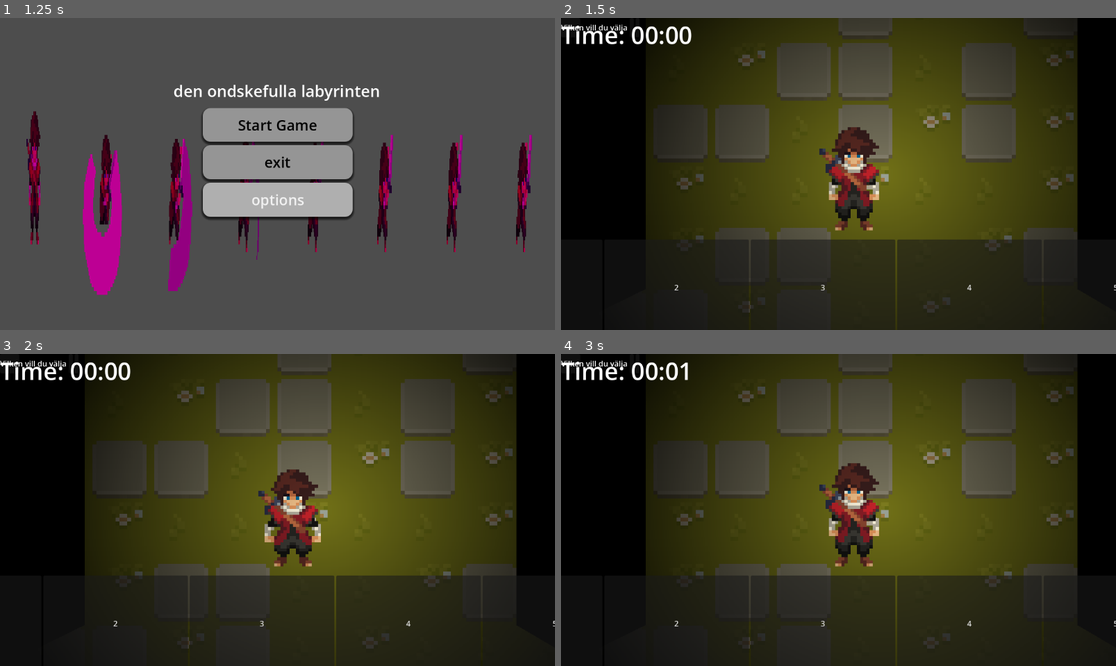
Above: before the commit, frames 1-4 (two rows, left to right).
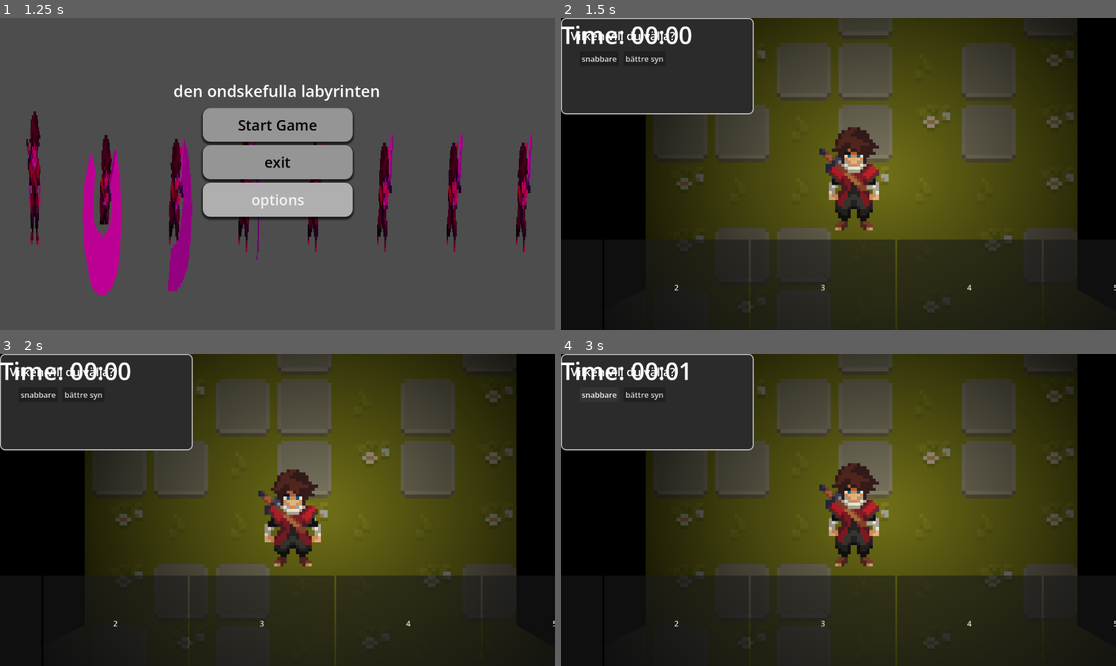
Above: after the commit, the same moments.

Repository: Einar-Sved/Gymnasiearbete
Game: Godot game, scene res://Main_menu.tscn
Same seed, same stepped clock (60 frames per second), same inputs: the game is played once before the commit and once after it.
Inputs (mouse positions are in pixels of both pictures, inside the frame that each line leads up to):
- Up to frame 1 (1.25 s): click "options" at 0.5 s
- Up to frame 2 (1.5 s): click "Start Game" at 1.25 s
- Up to frame 3 (2 s): no input
- Up to frame 4 (3 s): click (633, 363) at 2.02 s; click (599, 394) at 2.75 s, where only the run after the commit has a clickable "snabbare"

Frame 1 is identical in both runs. In frame 2, 9.8% of the frame differs, in the area x 0-35%, y 0-31%; in frame 3, 9.8%; in frame 4, 9.9%.
Error before the commit: Parse Error: Expected variable name after "var". (res://player.gd:6)

Commit message:
fixat lite buggar och gjort färdigt valet

Diff:
--- a/gyarb/character_body_2d.tscn
+++ b/gyarb/character_body_2d.tscn
@@ -9,6 +9,17 @@
 
 [sub_resource type="RectangleShape2D" id="RectangleShape2D_ij6vw"]
 size = Vector2(29.5, 38.5)
+
+[sub_resource type="StyleBoxFlat" id="StyleBoxFlat_ij6vw"]
+bg_color = Color(0.168627, 0.168627, 0.168627, 1)
+border_width_left = 2
+border_width_top = 2
+border_width_right = 2
+border_width_bottom = 2
+corner_radius_top_left = 10
+corner_radius_top_right = 10
+corner_radius_bottom_right = 10
+corner_radius_bottom_left = 10
 
 [node name="NPC" type="CharacterBody2D"]
 script = SubResource("GDScript_ij6vw")
@@ -42,24 +53,46 @@
 
 [node name="CanvasLayer" type="CanvasLayer" parent="."]
 
-[node name="Panel" type="Panel" parent="CanvasLayer"]
+[node name="CenterContainer" type="CenterContainer" parent="CanvasLayer"]
 offset_right = 40.0
 offset_bottom = 40.0
 
-[node name="HBoxContainer" type="HBoxContainer" parent="CanvasLayer/Panel"]
+[node name="Panel" type="Panel" parent="CanvasLayer/CenterContainer"]
+custom_minimum_size = Vector2(400, 200)
+layout_mode = 2
+theme_override_styles/panel = SubResource("StyleBoxFlat_ij6vw")
+
+[node name="MarginContainer" type="MarginContainer" parent="CanvasLayer/CenterContainer/Panel"]
 layout_mode = 0
 offset_right = 40.0
 offset_bottom = 40.0
+theme_override_constants/margin_left = 20
+theme_override_constants/margin_top = 20
+theme_override_constants/margin_right = 20
+theme_override_constants/margin_bottom = 20
 
-[node name="Label" type="Label" parent="CanvasLayer/Panel/HBoxContainer"]
+[node name="VBoxContainer" type="VBoxContainer" parent="CanvasLayer/CenterContainer/Panel/MarginContainer"]
 layout_mode = 2
-text = "Vilken vill du välja"
+theme_override_constants/separation = 15
 
-[node name="Button" type="Button" parent="CanvasLayer/Panel/HBoxContainer"]
+[node name="Label" type="Label" parent="CanvasLayer/CenterContainer/Panel/MarginContainer/VBoxContainer"]
 layout_mode = 2
+theme_override_font_sizes/font_size = 24
+text = "Vilken vill du välja?"
+horizontal_alignment = 1
 
-[node name="Button2" type="Button" parent="CanvasLayer/Panel/HBoxContainer"]
+[node name="HBoxContainer" type="HBoxContainer" parent="CanvasLayer/CenterContainer/Panel/MarginContainer/VBoxContainer"]
 layout_mode = 2
+theme_override_constants/separation = 10
+alignment = 1
+
+[node name="speed" type="Button" parent="CanvasLayer/CenterContainer/Panel/MarginContainer/VBoxContainer/HBoxContainer"]
+layout_mode = 2
+text = "snabbare"
+
+[node name="light" type="Button" parent="CanvasLayer/CenterContainer/Panel/MarginContainer/VBoxContainer/HBoxContainer"]
+layout_mode = 2
+text = "bättre syn"
 
 [connection signal="body_entered" from="NPC_AREA" to="NPC_AREA" method="_on_body_entered"]
 [connection signal="body_exited" from="NPC_AREA" to="NPC_AREA" method="_on_body_exited"]
--- a/gyarb/player.gd
+++ b/gyarb/player.gd
@@ -3,7 +3,6 @@
 
 @onready var anim: AnimatedSprite2D = $AnimatedSprite2D
 var keys: Array = []
-@onready var
 func add_key(color):
 	if color not in keys:
 		keys.append(color)
Not shown: 1 places in gyarb/character_body_2d.tscn that only renumber resources
